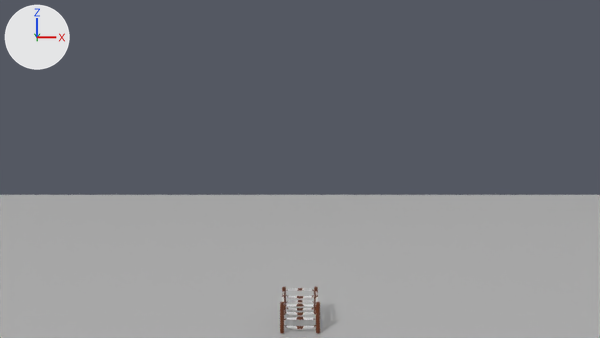
The Blender file Models/Characters/stick.blend as it was, and as the next commit left it.
Rendered twice from the file's camera 'Camera'. The lights are fixed; the arrows at upper left show +X, +Y and +Z.

The scene before the commit, as lines of its bpy script (objects in view):
```python
me_cube_008 = bpy.data.meshes.new('Cube.008')
me_cube_008.from_pydata(...)  # 76 vertices, 58 faces; spans x -152.0..152.0, y -76.0..76.0, z -9.0..-5.0
me_cube_008.polygons.foreach_set('use_smooth', [True] * 58)
me_cube_008.materials.append(mat_untitled_001)  # grey #bcbcbc
me_cylinder = bpy.data.meshes.new('Cylinder')
me_cylinder.from_pydata(...)  # 143 vertices, 144 faces; spans x 0.0..1.13, y -0.25..0.26, z -7.42..3.97
me_cylinder.polygons.foreach_set('use_smooth', [True] * 144)
me_cylinder.materials.append(mat_material_005)  # its picture is missing
me_cylinder_002 = bpy.data.meshes.new('Cylinder.002')
me_cylinder_002.from_pydata(...)  # 177 vertices, 208 faces; spans x -2.4..2.4, y -2.4..2.4, z -5.2..10.0
me_cylinder_002.polygons.foreach_set('use_smooth', [True] * 208)
me_cylinder_002.materials.append(mat_stickresource_png)  # picture img_stickresource_png
ob_body = bpy.data.objects.new('Body', me_cylinder)
ob_body.location = (0.0, 0.0, 2.28)
_m = ob_body.modifiers.new('Mirror', 'MIRROR')
_m.use_clip = True
ob_body.hide_viewport = True
ob_sticks = bpy.data.objects.new('Sticks', me_cylinder_002)
ob_sticks.location = (0.0, 0.0, 0.0)
ob_sticks.hide_viewport = True
ob_table2 = bpy.data.objects.new('Table2', me_cube_008)
ob_table2.location = (0.0, 0.0, 0.0)
ob_table2.scale = (1.0, 1.0, 1.02)
# also in view: 'Cube.002' at (0.0, 0.0, -4.44)
```
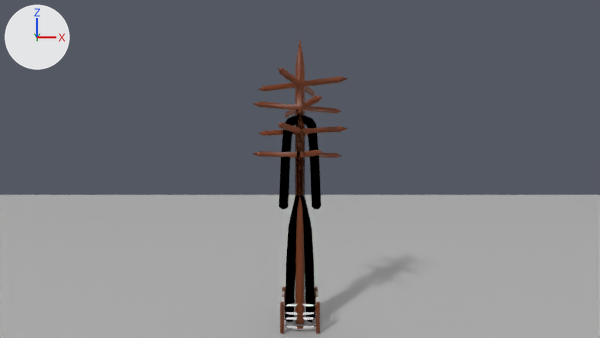
What changed in the scene script:
```text
Change ob_sticks:
    remove ob_sticks.hide_viewport = True
Change ob_body:
    remove ob_body.hide_viewport = True
```

Changed parts and their boxes (x1, y1, x2, y2) in the pictures (600 x 338 px):
'Body', shown (black): after (279, 109, 321, 322)
'Sticks', shown (brown): after (253, 40, 348, 324)
